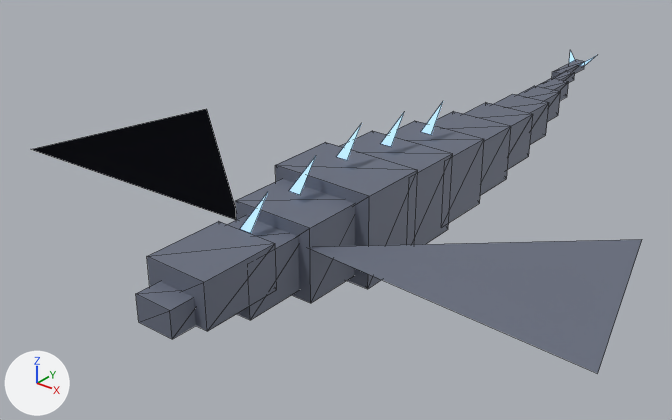
An edit to the glTF model reforged/assets/models/thundercoil.glb, drawn before and after from the same camera.
The view is the same before and after, from a 50 mm lens placed at (3.79, -4.86, 3.0), pointed at (-0.55, 0.57, -0.37). Arrows for +X, +Y and +Z are at lower left; the lights stay in place. The picture after the commit comes second. Mesh edges are drawn as thin lines. Where no turn or scale is listed for an object, it has been applied to the vertices.

The older version as bpy lines, for what is in view:
```python
me_body = bpy.data.meshes.new('body')
me_body.from_pydata(...)  # 96 vertices, 144 faces; spans x -0.38..0.46, y -1.28..4.48, z -0.33..0.38
me_body.materials.append(mat_stormhide)  # greyish blue #6f7686
me_wing_l = bpy.data.meshes.new('wing_L')
me_wing_l.from_pydata([(0.0, -0.35, 0.0), (-2.1, -0.55, 0.06), (-1.7, 1.0, 0.06)], [], [(0, 1, 2)])
me_wing_l.materials.append(mat_stormhide)  # greyish blue #6f7686
me_wing_r = bpy.data.meshes.new('wing_R')
me_wing_r.from_pydata([(0.0, -0.35, 0.0), (2.1, -0.55, 0.06), (1.7, 1.0, 0.06)], [], [(0, 1, 2)])
me_wing_r.materials.append(mat_stormhide)  # greyish blue #6f7686
ob_body = bpy.data.objects.new('body', me_body)
ob_body.location = (0.0, 0.0, 0.0)
ob_wing_l = bpy.data.objects.new('wing_L', me_wing_l)
ob_wing_l.location = (-0.3, -0.45, 0.14)
ob_wing_r = bpy.data.objects.new('wing_R', me_wing_r)
ob_wing_r.location = (0.3, -0.45, 0.14)
# also in view: 'accents' at (-0.13, 1.75, 0.32); 'head' at (0.0, -1.44, 0.08)
```
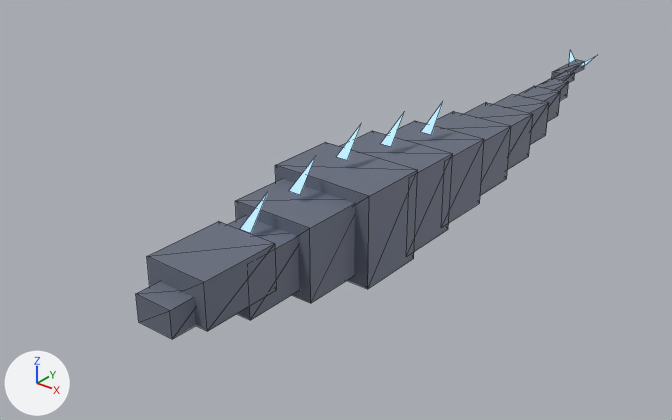
Pixel boxes (x1, y1, x2, y2) of what changed, in the pictures (672 x 420 px):
'wing_R', deleted
    before: (312, 239, 642, 373)
'wing_L', deleted
    before: (31, 109, 236, 220)

The change, as a list of edits to the scene's bpy script:
```text
Remove ob_wing_l:
    ob_wing_l = bpy.data.objects.new('wing_L', me_wing_l)
    ob_wing_l.location = (-0.3, -0.45, 0.14)
Remove ob_wing_r:
    ob_wing_r = bpy.data.objects.new('wing_R', me_wing_r)
    ob_wing_r.location = (0.3, -0.45, 0.14)
```
